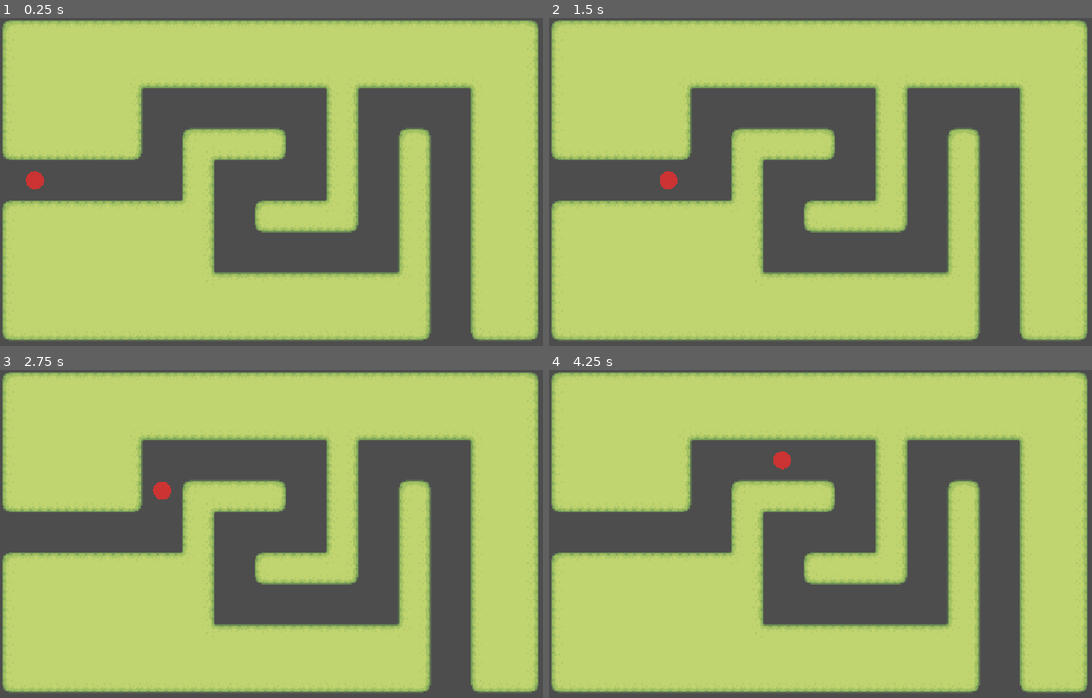
Above: before the commit, frames 1-4 (two rows, left to right).
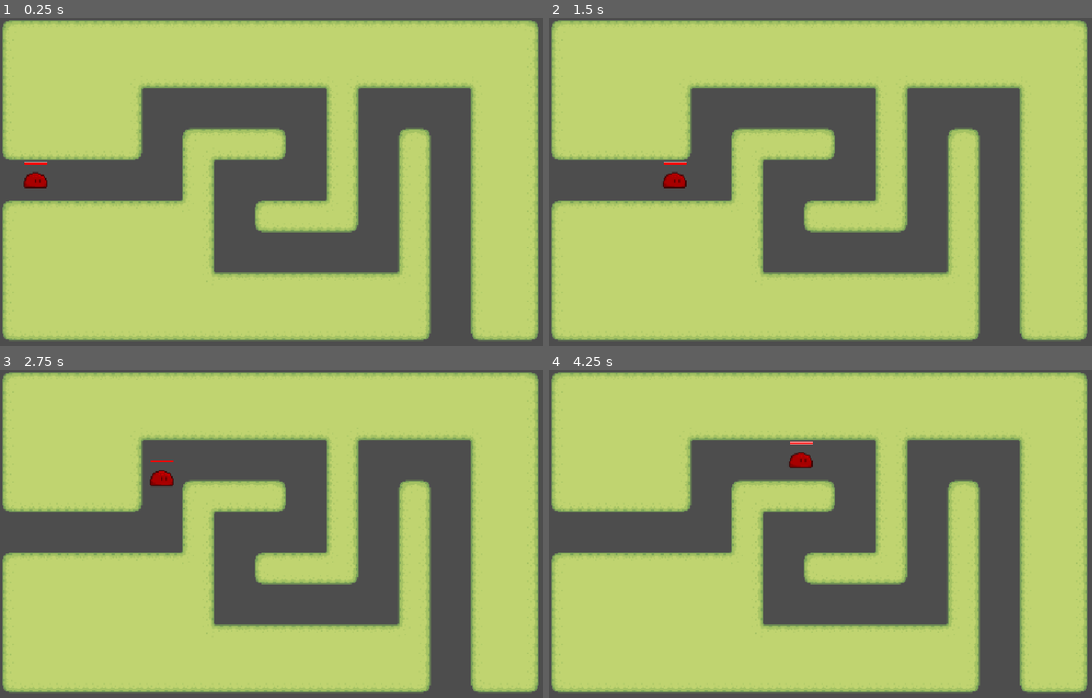
Above: after the commit, the same moments.

Repository: psvm203/rgb-defense
Game: Godot game, scene res://track/track.tscn
Two runs of this game, one before a commit and one after it. Both use one fixed random seed, a clock stepped at 60 frames per second and the inputs below.
Inputs:
- Up to frame 1 (0.25 s): no input
- Up to frame 2 (1.5 s): no input
- Up to frame 3 (2.75 s): no input
- Up to frame 4 (4.25 s): no input

The runs differ from the first frame. In frame 1, 0.2% of the frame differs, in the area x 4-9%, y 43-53%; in frame 2, 0.3%; in frame 3, 0.3%; in frame 4, 0.4%, in the area x 41-49%, y 21-31%.

Commit message:
feat(mob): add RGB health system, AnimatedSprite2D, flip, and health bar
- Replace _draw() circle with AnimatedSprite2D (slime spritesheet)
- Add rgb/max_rgb Vector3 health system with self_modulate coloring
- Curve-based flip detection (sample_baked tangent)
- Mirror position.x on flip to keep sprite centered
- Single health bar with white border (0.5 alpha)

Diff:
--- a/mob/mob.gd
+++ b/mob/mob.gd
@@ -1,13 +1,77 @@
 extends Area2D
 
-@export var speed: float = 120.0
+@export var speed: float = 128.0
+@export var max_rgb: Vector3 = Vector3(1.0, 0.0, 0.0)
+
+var rgb: Vector3
+var _base_sprite_x: float
+
+
+func _ready() -> void:
+	rgb = max_rgb
+	_update_appearance()
+	_base_sprite_x = $AnimatedSprite2D.position.x
 
 
 func _process(delta: float) -> void:
 	var path_follow := get_parent() as PathFollow2D
-	if path_follow:
-		path_follow.progress += speed * delta
+	if not path_follow:
+		return
+	path_follow.progress += speed * delta
+	_update_flip(path_follow)
+
+
+func _update_flip(path_follow: PathFollow2D) -> void:
+	var path := path_follow.get_parent() as Path2D
+	if not path or not path.curve:
+		return
+	var curve := path.curve
+	var baked_length := curve.get_baked_length()
+	if baked_length < 1.0:
+		return
+	var progress := path_follow.progress
+	var pos1 := curve.sample_baked(progress)
+	var pos2 := curve.sample_baked(minf(progress + 10.0, baked_length))
+	var tangent := pos2 - pos1
+	if abs(tangent.x) > 1.0:
+		var is_flipped := tangent.x < 0.0
+		$AnimatedSprite2D.flip_h = is_flipped
+		$AnimatedSprite2D.position.x = -_base_sprite_x if is_flipped else _base_sprite_x
+
+
+func _update_appearance() -> void:
+	var color := Color(
+		_channel_color(rgb.x, max_rgb.x),
+		_channel_color(rgb.y, max_rgb.y),
+		_channel_color(rgb.z, max_rgb.z),
+	)
+	$AnimatedSprite2D.self_modulate = color
+	queue_redraw()
+
+
+func _channel_color(value: float, max_value: float) -> float:
+	if value <= 0.0 or max_value <= 0.0:
+		return 0.0
+	return maxf(value / max_value, 0.4)
 
 
 func _draw() -> void:
-	draw_circle(Vector2.ZERO, 16.0, Color(0.8, 0.2, 0.2))
+	const BAR_WIDTH := 40.0
+	const BAR_HEIGHT := 4.0
+	const BAR_Y := -32.0
+
+	var total_max := max_rgb.x + max_rgb.y + max_rgb.z
+	var total_current := rgb.x + rgb.y + rgb.z
+	if total_max <= 0.0:
+		return
+
+	var ratio := total_current / total_max
+	var bar_color := Color(
+		1.0 if rgb.x > 0.0 else 0.0,
+		1.0 if rgb.y > 0.0 else 0.0,
+		1.0 if rgb.z > 0.0 else 0.0,
+	)
+
+	draw_rect(Rect2(-BAR_WIDTH / 2.0, BAR_Y, BAR_WIDTH, BAR_HEIGHT), Color.BLACK)
+	draw_rect(Rect2(-BAR_WIDTH / 2.0, BAR_Y, BAR_WIDTH * ratio, BAR_HEIGHT), bar_color)
+	draw_rect(Rect2(-BAR_WIDTH / 2.0, BAR_Y, BAR_WIDTH, BAR_HEIGHT), Color(1.0, 1.0, 1.0, 0.5), false, 1.0)
--- a/mob/mob.tscn
+++ b/mob/mob.tscn
@@ -1,6 +1,36 @@
-[gd_scene load_steps=2 format=3]
+[gd_scene format=3 uid="uid://dif8phw16lbpp"]
 
-[ext_resource type="Script" path="res://mob/mob.gd" id="1_mob"]
+[ext_resource type="Script" uid="uid://kl3oxjk4au7c" path="res://mob/mob.gd" id="1_mob"]
+[ext_resource type="Texture2D" uid="uid://bkbnq8gb04vwe" path="res://mob/slime_idle.png" id="2_6jlfs"]
 
-[node name="Mob" type="Area2D"]
+[sub_resource type="AtlasTexture" id="AtlasTexture_pirjb"]
+atlas = ExtResource("2_6jlfs")
+region = Rect2(0, 432, 80, 72)
+
+[sub_resource type="AtlasTexture" id="AtlasTexture_mixeo"]
+atlas = ExtResource("2_6jlfs")
+region = Rect2(80, 432, 80, 72)
+
+[sub_resource type="SpriteFrames" id="SpriteFrames_okuid"]
+animations = [{
+"frames": [{
+"duration": 1.0,
+"texture": SubResource("AtlasTexture_pirjb")
+}, {
+"duration": 1.0,
+"texture": SubResource("AtlasTexture_mixeo")
+}],
+"loop": 1,
+"name": &"default",
+"speed": 5.0
+}]
+
+[node name="Mob" type="Area2D" unique_id=1063082781]
 script = ExtResource("1_mob")
+
+[node name="AnimatedSprite2D" type="AnimatedSprite2D" parent="." unique_id=1338951929]
+position = Vector2(12, -10)
+scale = Vector2(2, 2)
+sprite_frames = SubResource("SpriteFrames_okuid")
+autoplay = "default"
+frame_progress = 0.14497307
--- a/track/track.tscn
+++ b/track/track.tscn
@@ -1,7 +1,7 @@
 [gd_scene format=3 uid="uid://cttbic51bqrui"]
 
 [ext_resource type="Script" uid="uid://bb4xpjl4ffa32" path="res://track/track.gd" id="1_track"]
-[ext_resource type="Texture2D" uid="uid://degn308v1bhaf" path="res://track/Grass.png" id="2_cc72x"]
+[ext_resource type="Texture2D" uid="uid://degn308v1bhaf" path="res://track/grass_tile.png" id="2_cc72x"]
 
 [sub_resource type="TileSetAtlasSource" id="TileSetAtlasSource_nmr8f"]
 texture = ExtResource("2_cc72x")
Binary file added: mob/slime_idle.png
Not shown, changed: mob/slime_idle.png.import
Renamed: track/Grass.png -> track/grass_tile.png
Not shown, changed: track/grass_tile.png.import
Binary file removed: track/topDown_baseTiles.png
Not shown, changed: PLANS.md
